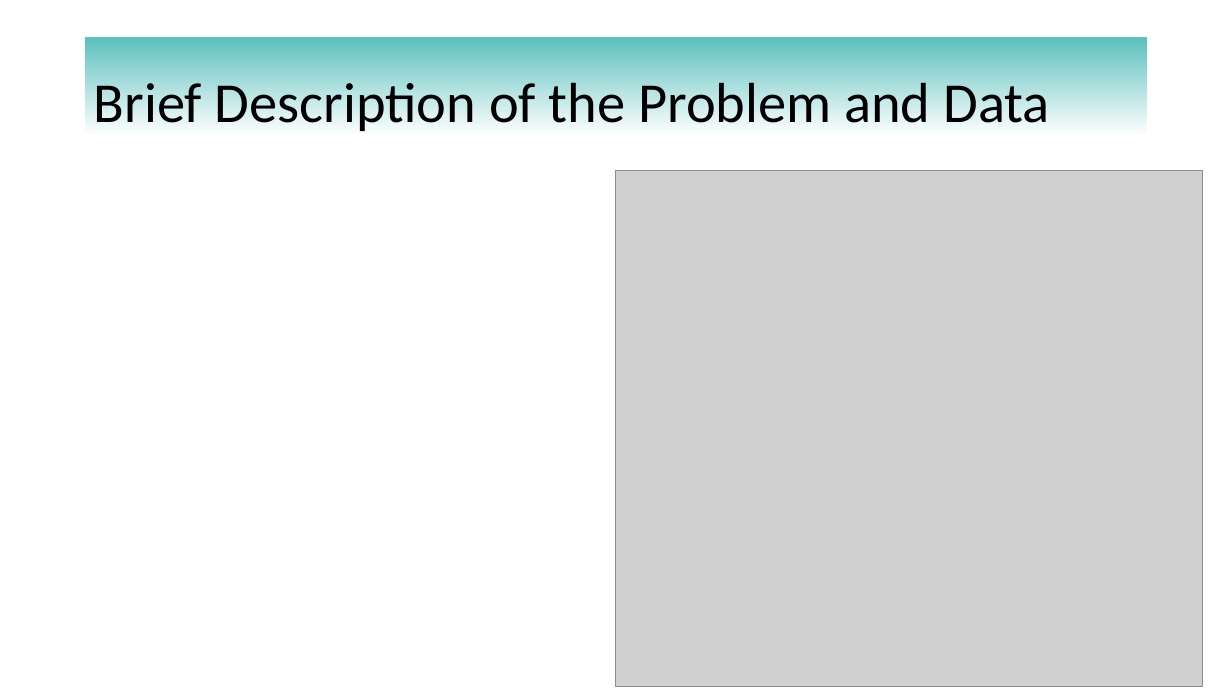
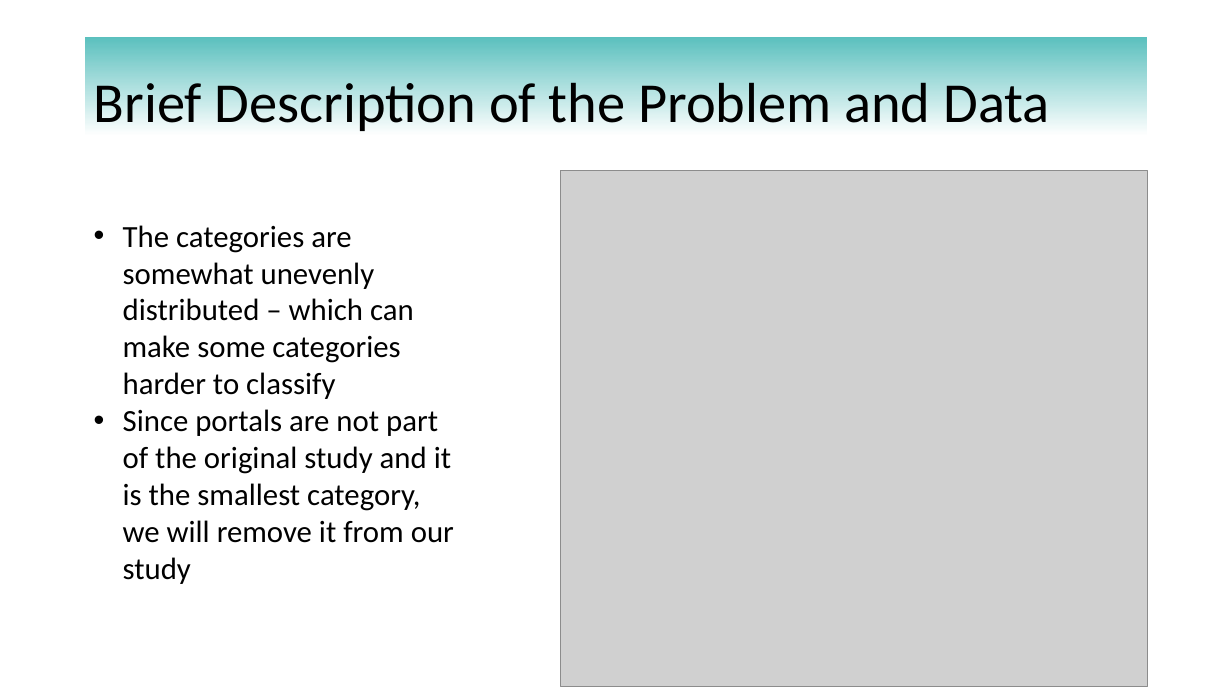
Before and after one commit to enraarne/CUBoulder-Deep-Learning-Final-Project, a slide deck: slide 5 of presentation.pptx. Drawn at 1232x693 pixels with LibreOffice and Linux fonts; fonts in the diff are those of the drawing; grey boxes stand for pictures. Boxes give left, top, right and bottom in pixels: in the first picture for what was removed or moved away, otherwise in the second. Text is boxed around its words. In the diff, an @@ line names an element or a change of style, - is before the commit and + after.

Commit message:
powerpoint fix

```diff
--- a/presentation.pptx
+++ b/presentation.pptx
@@ picture: place and size @@
-picture at <box>616,171,1203,687</box>
+picture at <box>561,171,1148,687</box>
@@ text added at <box>123,225,454,584</box>, 24 pt, text #000000 @@
+• The categories are somewhat unevenly distributed – which can make some categories harder to classify
+• Since portals are not part of the original study and it is the smallest category, we will remove it from our study
```
